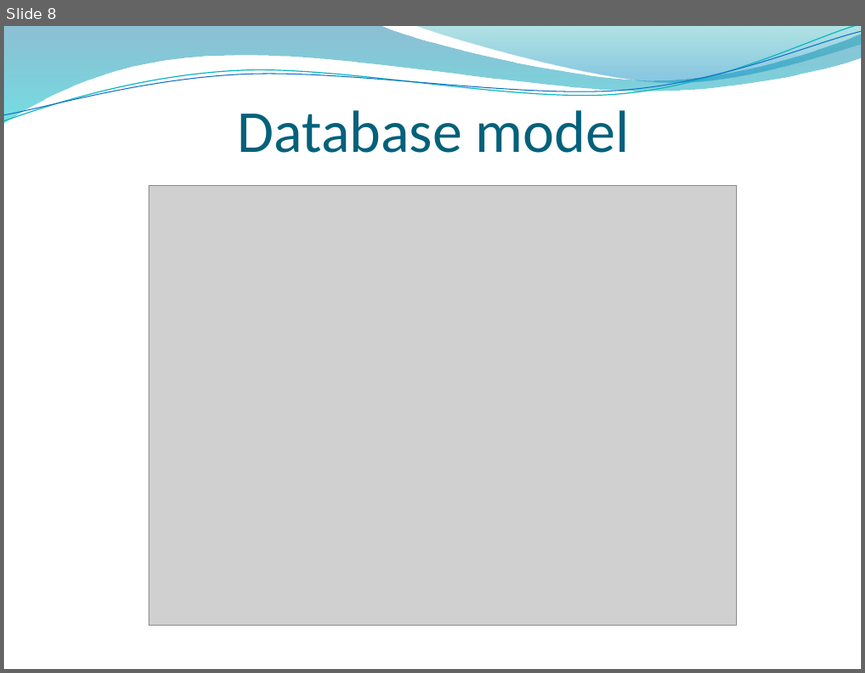
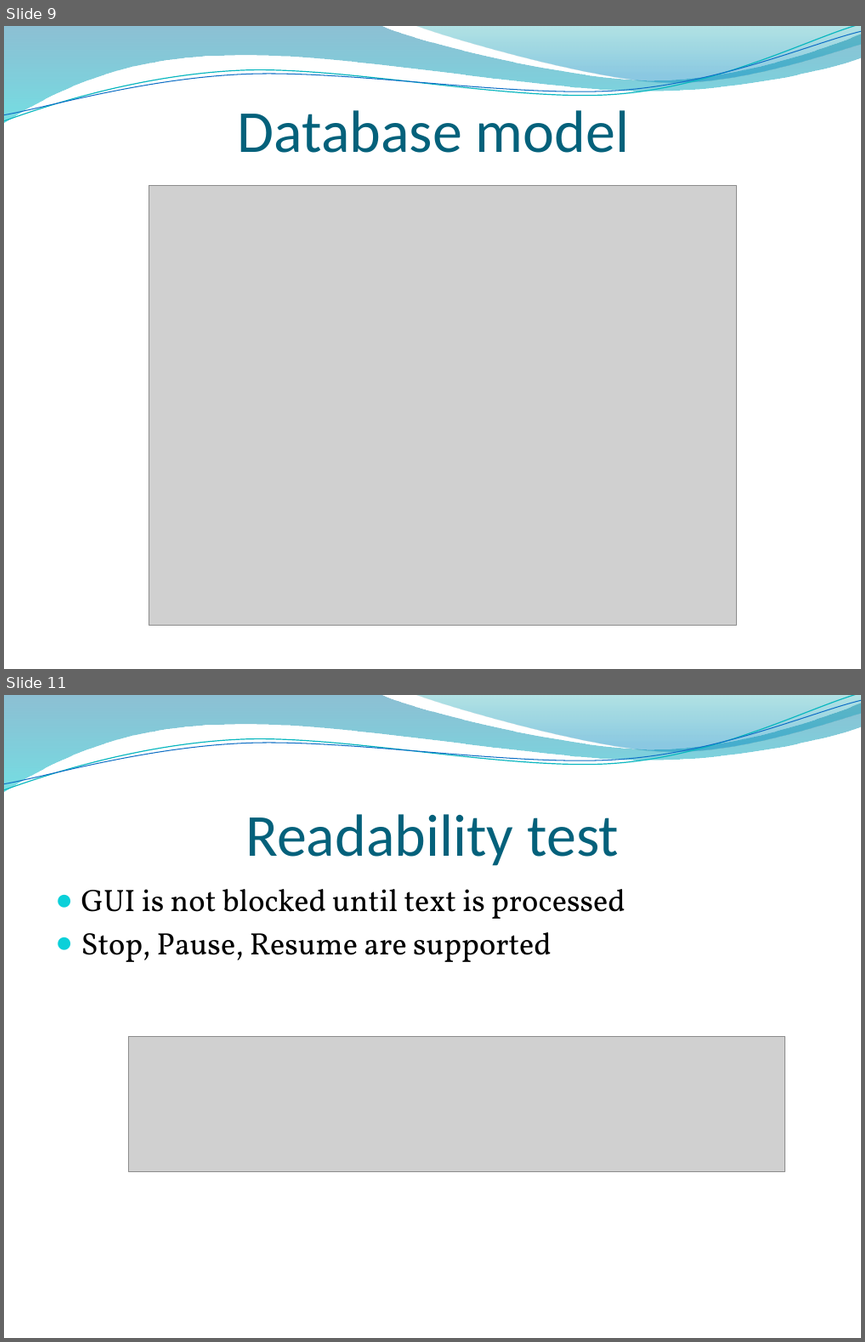
Before and after one commit to tinwin/asp-net-foto-galery, a slide deck: Documentation/Presentation.pptx. Shown one above the other, each under a label of ours: slide 8 before the commit, slides 9 and 11 after it; the slides between them are not shown. The pictures are 865x673 and 865x1342 pixels, drawn with LibreOffice and Linux fonts; fonts in the diff are those of the drawing; grey boxes stand for pictures; background and template pictures are left out. Boxes give left, top, right and bottom in pixels: in the first picture for what was removed or moved away, otherwise in the second. Text is boxed around its words. In the diff, an @@ line names an element or a change of style, - is before the commit and + after.

```diff
--- a/Documentation/Presentation.pptx
+++ b/Documentation/Presentation.pptx
@@ slide 11 added at <box>4,695,861,1338</box>, background picture (left out); not listed: 4 template elements that a slide beside it also shows @@
@@ title added at <box>245,814,619,866</box>, 50 pt, text #04617B @@
+Readability test
@@ text added at <box>81,889,625,962</box>, 26 pt, text #000000 @@
+● GUI is not blocked until text is processed
+● Stop, Pause, Resume are supported
@@ picture added at <box>129,1037,784,1171</box> @@
@@ what was slide 8 is now slide 9 @@
```
Also in this commit, not shown: 3 other slides added, 1 slide removed, 2 other files.
